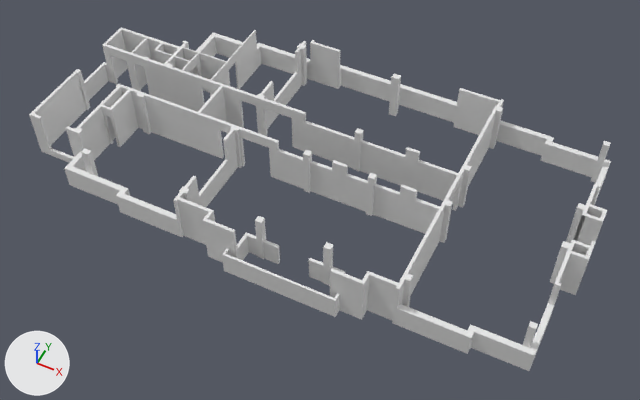
One commit to the Blender file Primero_piso/PrimerPiso.blend: the scene before it, then after it.
Camera for both pictures: a 50 mm camera at (17.6, -33.5, 41.4) aimed at (1.0, -0.3, -0.1). The axes (+X, +Y, +Z) are drawn at lower left. The lights are the same throughout. Mesh edges are drawn as thin lines on the coarser meshes.
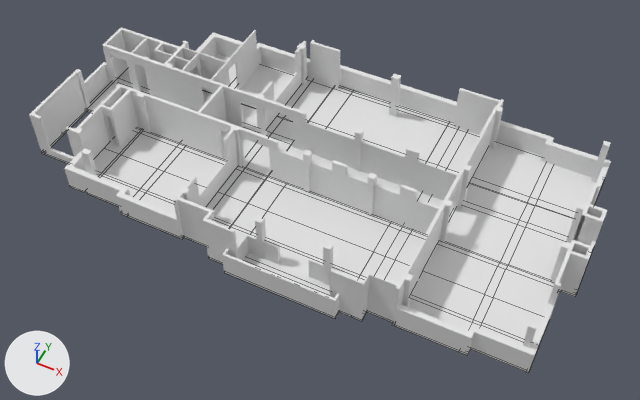
Commit message: suelo de todos los pisos

Location of each change, (x1, y1, x2, y2) in pixels of the pictures (640 x 400 px):
'Suelo', added
    after: (42, 53, 600, 373)

The change in detail:
Mesh me_plane_001 is new.
It has 680 vertices, 680 faces and spans x -34.0..1.0, y -8.1..10.0, z -0.2..0.0.
Object 'Suelo' (ob_suelo) is new; it shows me_plane_001.
Its location is (16.35, 0.3, 0.0).
